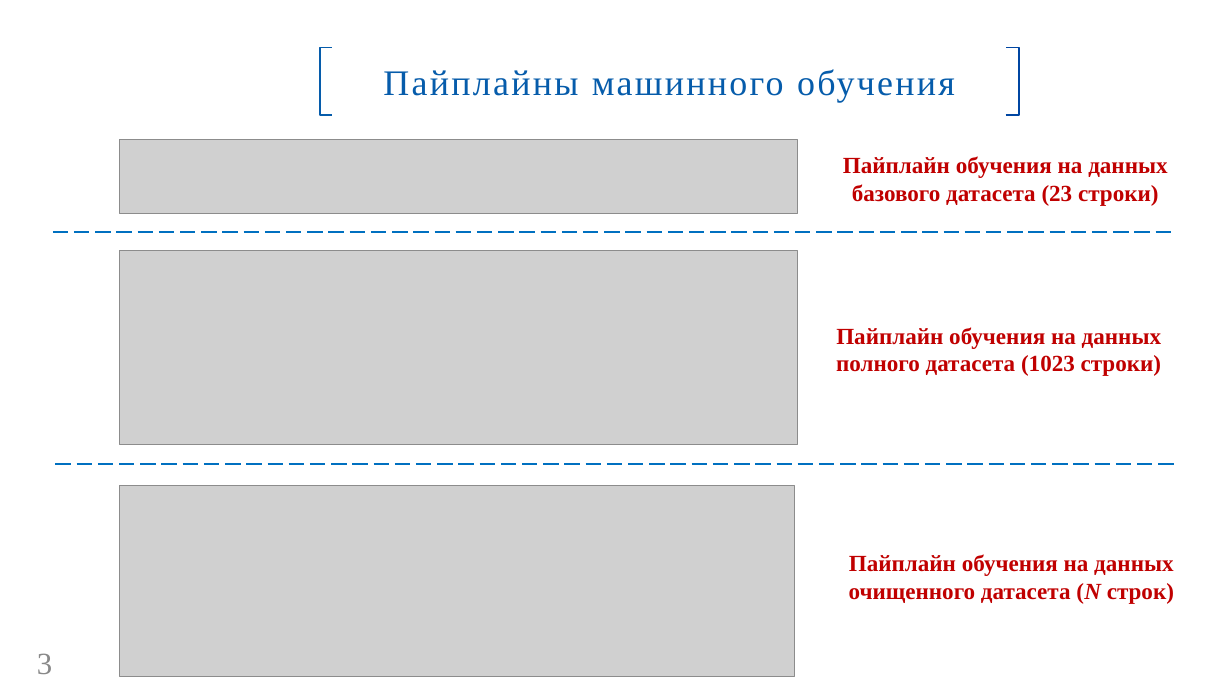
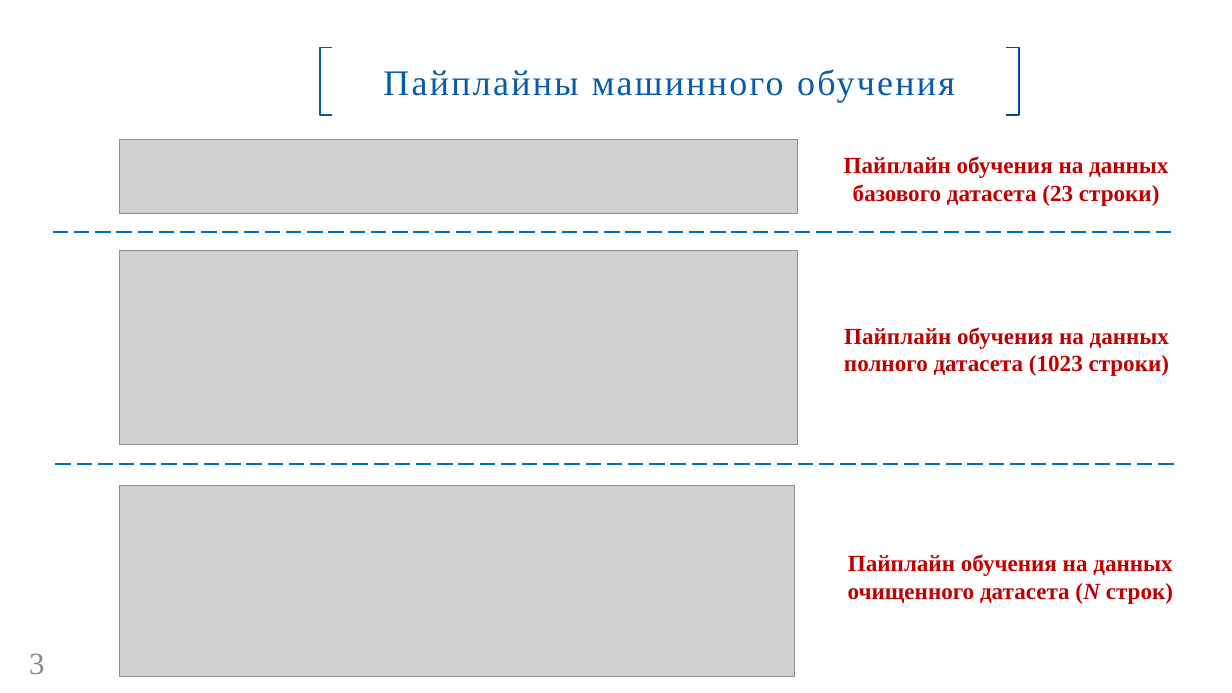
Before and after one commit to GorshkovAndrey/BMSTU, a slide deck: slide 3 of Для защиты ВКР/Презентация ВКР. Горшков А. В..pptx. Drawn at 1232x693 pixels with LibreOffice and Linux fonts; fonts in the diff are those of the drawing; grey boxes stand for pictures; background and template pictures are left out. Boxes give left, top, right and bottom in pixels: in the first picture for what was removed or moved away, otherwise in the second. Text is boxed around its words. In the diff, an @@ line names an element or a change of style, - is before the commit and + after.

```diff
--- a/Для защиты ВКР/Презентация ВКР. Горшков А. В..pptx
+++ b/Для защиты ВКР/Презентация ВКР. Горшков А. В..pptx
@@ text "Пайплайн обучения на данных полного ...": place and size @@
-text "Пайплайн обучения на данных полного ..." at bbox=[836, 327, 1161, 376]
+text "Пайплайн обучения на данных полного ..." at bbox=[844, 327, 1169, 376]
@@ page number: place and size @@
-page number at bbox=[37, 653, 52, 674]
+page number at bbox=[29, 653, 44, 674]
```
Also in this commit, not shown: 8 other slides changed.
